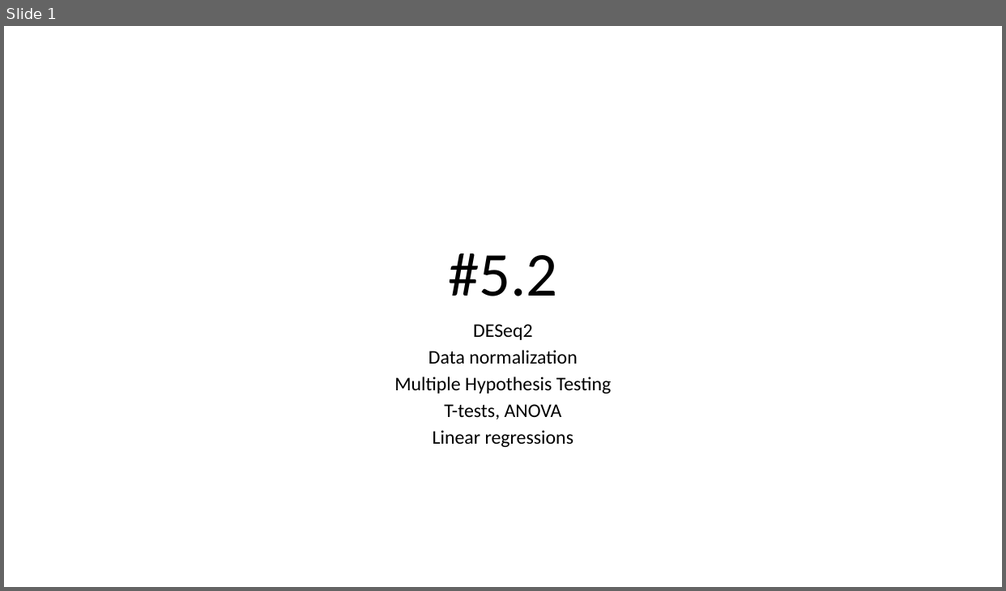
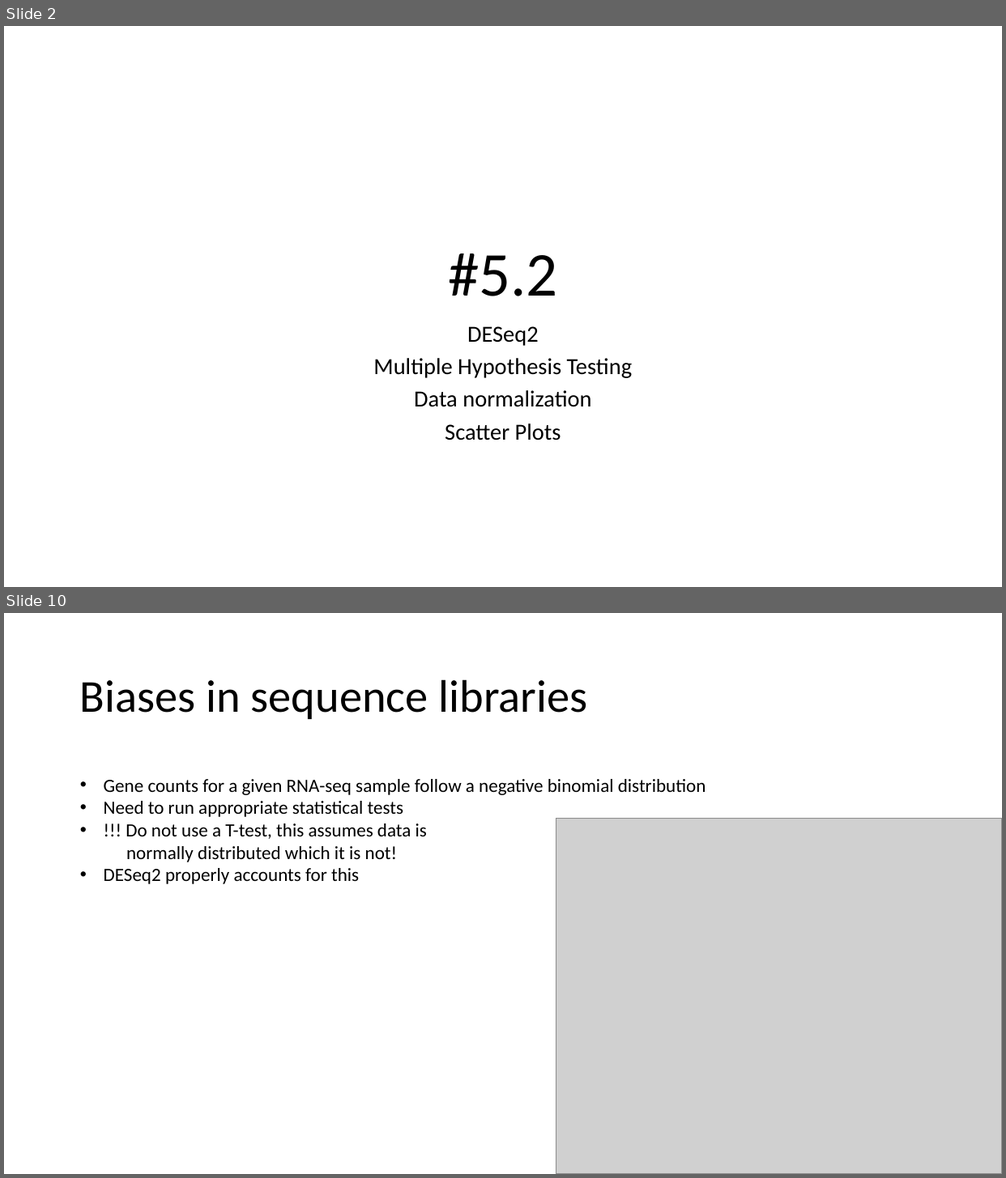
Before and after one commit to j-berg/bioinformatics-bootcamp, a slide deck: class_5_2/class_5_2.pptx. Shown one above the other, each under a label of ours: slide 1 before the commit, slides 2 and 10 after it; the slides between them are not shown. The pictures are 1006x591 and 1006x1178 pixels, drawn with LibreOffice and Linux fonts; fonts in the diff are those of the drawing; grey boxes stand for pictures. Boxes give left, top, right and bottom in pixels: in the first picture for what was removed or moved away, otherwise in the second. Text is boxed around its words. In the diff, an @@ line names an element or a change of style, - is before the commit and + after.

```diff
--- a/class_5_2/class_5_2.pptx
+++ b/class_5_2/class_5_2.pptx
@@ slide 10 added at (4, 613, 1002, 1174), background #FFFFFF @@
@@ title added at (80, 679, 588, 719), 44 pt, text #000000 @@
+Biases in sequence libraries
@@ text added at (104, 779, 706, 884), 18 pt, text #000000 @@
+• Gene counts for a given RNA-seq sample follow a negative binomial distribution
+• Need to run appropriate statistical tests
+• !!! Do not use a T-test, this assumes data is
+normally distributed which it is not!
+• DESeq2 properly accounts for this
@@ picture added at (556, 818, 1002, 1174) @@
@@ what was slide 1 is now slide 2 @@
@@ slide 2 changed as well @@
@@ subtitle at (414, 327, 591, 408): size 18.6 to 22.2 pt in "DESeq2", "Data normalization"; line spacing 0.7 to 0.8 @@
@@ subtitle at (373, 358, 633, 378): paragraph added @@
+Multiple Hypothesis Testing
@@ subtitle at (445, 424, 561, 441): text changed; size 18.6 to 22.2 pt @@
-Multiple Hypothesis Testing
-T-tests, ANOVA
-Linear regressions
+Scatter Plots
```
Also in this commit, not shown: 12 other slides added, 7 other files.
